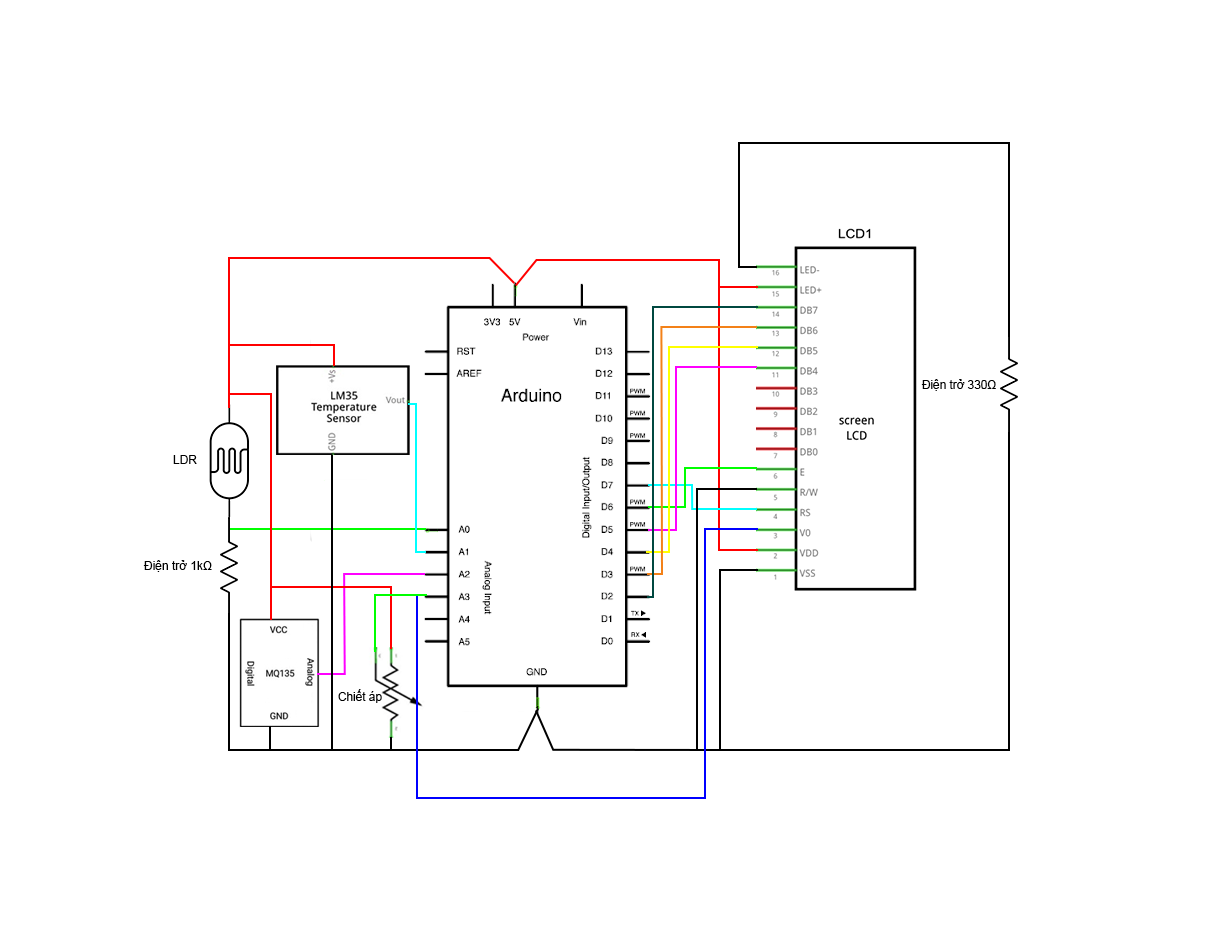
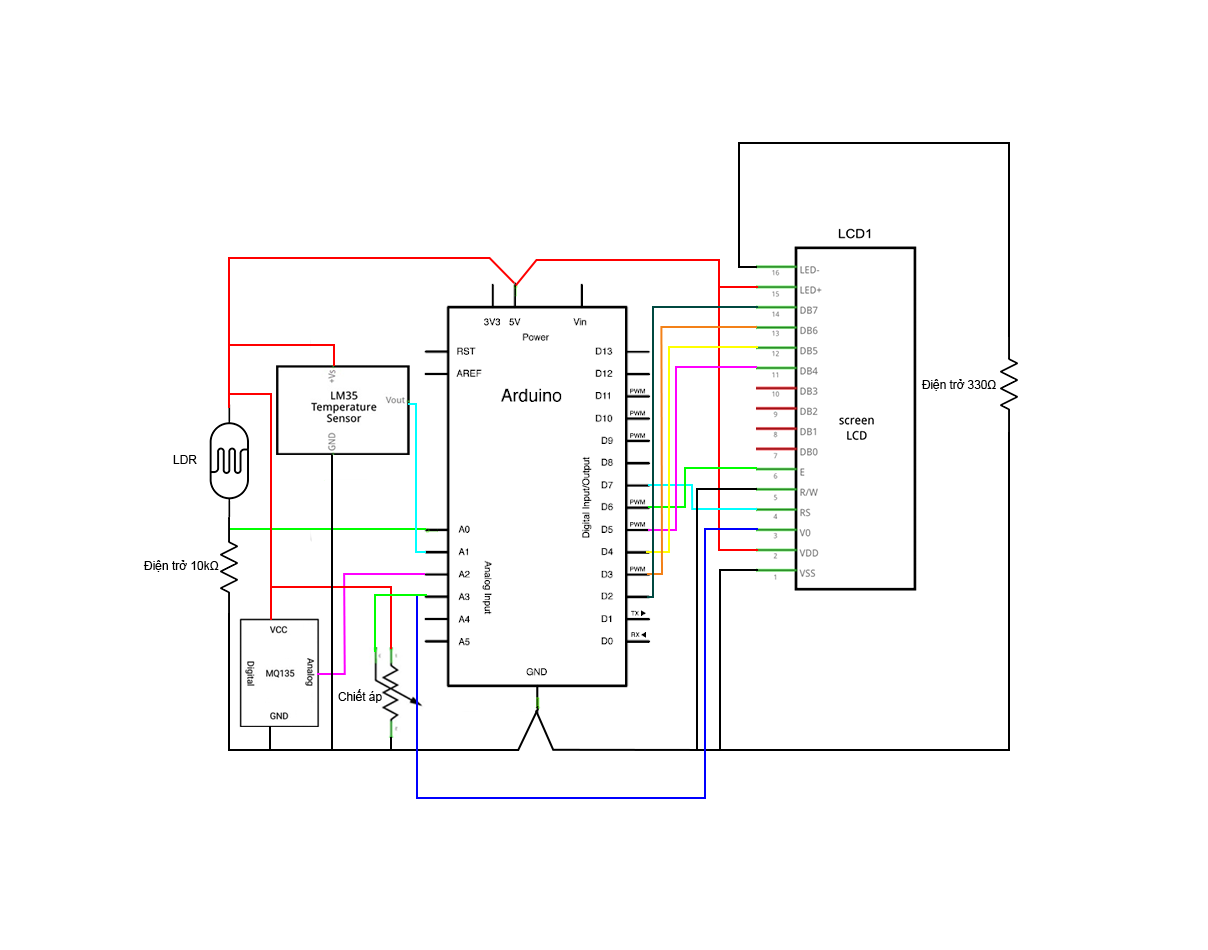
Layer changes from the first w=1208, h=950 image to the second:
renamed "Điện trở 1kΩ" to "Điện trở 10kΩ", painted on it over [197, 561, 219, 570]
